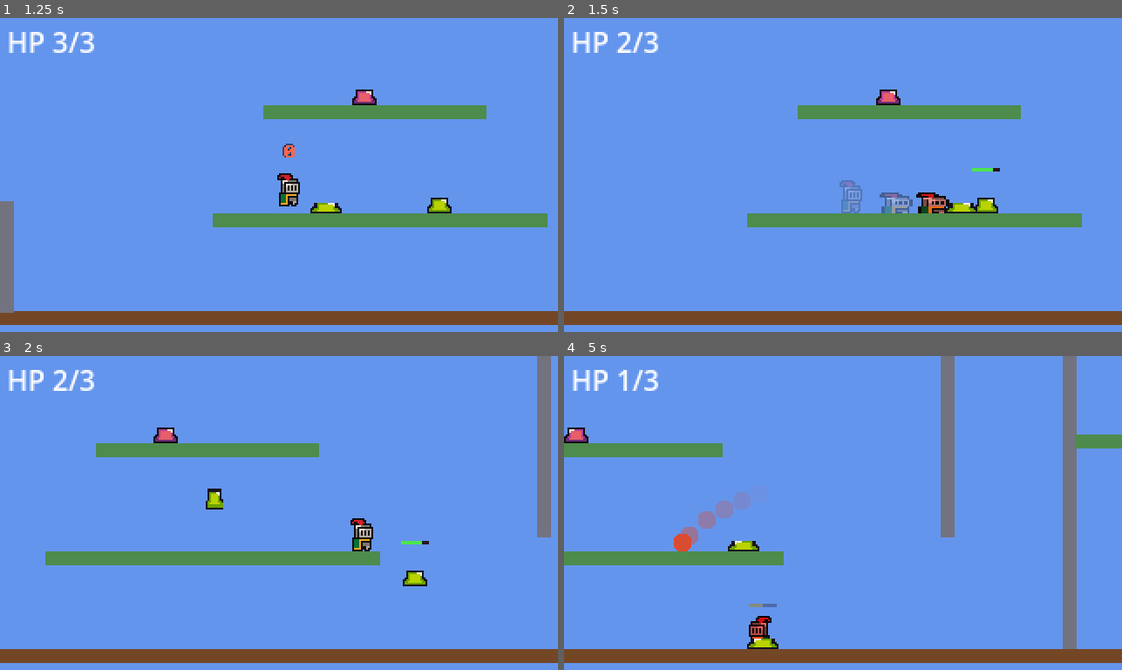
Above: before the commit, frames 1-4 (two rows, left to right).
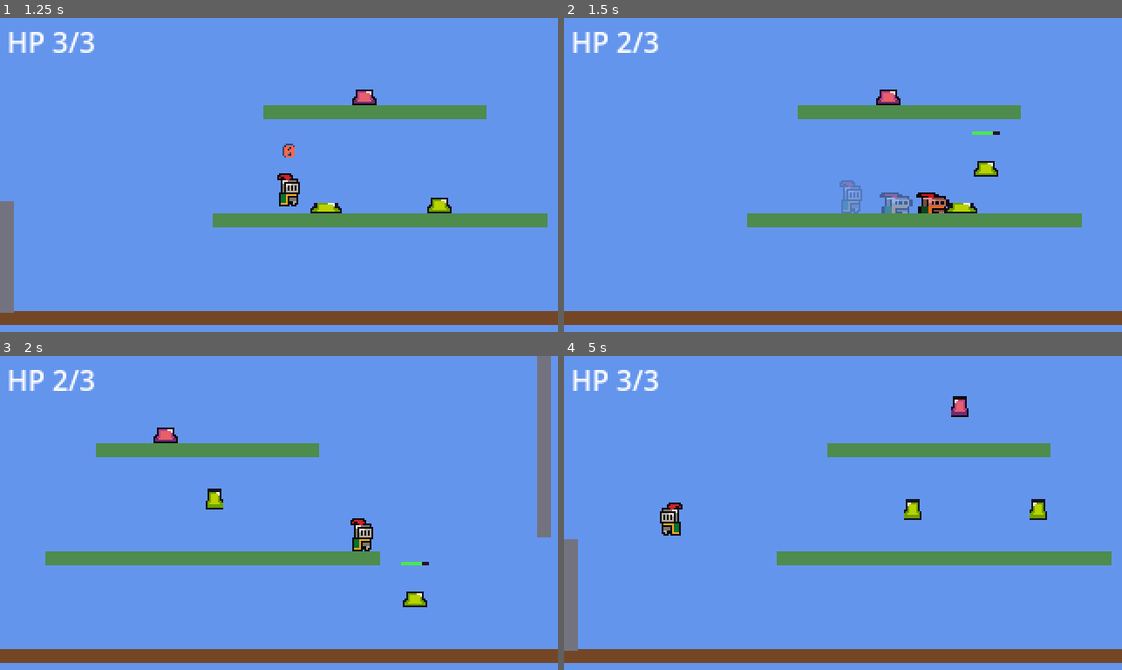
Above: after the commit, the same moments.

Repository: SolutionsByCarson/ScratchPad
Game: Godot game, scene res://scenes/main.tscn
Two runs of this game, one before a commit and one after it. Both use one fixed random seed, a clock stepped at 60 frames per second and the inputs below.
Inputs:
- Up to frame 1 (1.25 s): hold D (move_right) from 0.53 s (still down); hold H (swing) from 0.53 s (still down); tap Space (jump) at 0.77 s
- Up to frame 2 (1.5 s): keep holding D (move_right); release H (swing) at 1.28 s; tap Shift (dash) at 1.35 s
- Up to frame 3 (2 s): keep holding D (move_right); tap Space (jump) at 1.52 s; tap H (swing) at 1.55 s
- Up to frame 4 (5 s): release D (move_right) at 2.03 s; hold A (move_left) 2.03-2.78 s; hold H (swing) 2.03-2.78 s; tap J (shoot) at 2.1 s; hold D (move_right) 2.78-4.28 s; tap S (slam) at 2.85 s; tap Space (jump) at 3.02, 3.77, 4.52 s; tap H (swing) at 3.05, 4.55 s; hold H (swing) 3.53-4.28 s; hold A (move_left) from 4.28 s (still down); tap K (throw) at 4.35 s

Frame 1 is identical in both runs. In frame 2, 0.4% of the frame differs, in the area x 73-79%, y 36-63%; in frame 3, 0.5%; in frame 4, 15%, in the area x 0-100%, y 0-94%.

Commit message:
Knockback model rebuild per research recipe.
Grenade:
- _check_grounded() probes 7px down before applying knockback
- Grounded targets get velocity REPLACED (not added) so a resting grenade
  doesn't get its impulse drowned by a near-zero floor-touching velocity
- Auto-lift clamps vy to at most -160 when grounded, so a flat horizontal
  swing still pops the grenade off the floor
- Airborne targets still get additive impulse (juggling stacks)
- 0.12s gravity suspension after knockback prevents frame-1 ground re-collision
  from immediately eating the impulse
- 0.18s knockback window swaps the floor bounce (which damps to 55% horizontal
  via Vector2.bounce) for velocity.slide(normal), preserving horizontal energy

Slime: same replacement-vs-additive + auto-lift pattern, keyed on
_state != JUMP and current knockback components near zero (= resting).

Diff:
--- a/scripts/grenade.gd
+++ b/scripts/grenade.gd
@@ -23,6 +23,11 @@
 const TIMEOUT_BLINK_DURATION := 0.6
 const TIMEOUT_BLINK_COUNT := 3
 
+const KNOCKBACK_DURATION := 0.18
+const GRAVITY_SUSPEND_DURATION := 0.12
+const GROUNDED_AUTO_LIFT_VY := -160.0
+const GROUND_PROBE_DISTANCE := 7.0
+
 var direction: float = 1.0
 var explosion_radius: float = BASE_EXPLOSION_RADIUS
 var _trail_timer := 0.0
@@ -36,6 +41,8 @@
 var _blink_started := false
 var _blink_tween: Tween
 var _player_safe := false
+var _knockback_timer := 0.0
+var _gravity_suspend_timer := 0.0
 
 
 func _ready() -> void:
@@ -60,7 +67,27 @@
 func apply_knockback(vx: float, vy: float = 0.0) -> void:
 	if _exploded or _priming:
 		return
-	velocity += Vector2(vx, vy)
+	var grounded: bool = _check_grounded()
+	var kb_y: float = vy
+	if grounded:
+		# Auto-lift so a flat horizontal swing still pops a resting grenade off the floor.
+		kb_y = min(kb_y, GROUNDED_AUTO_LIFT_VY)
+		velocity = Vector2(vx, kb_y)
+	else:
+		velocity += Vector2(vx, kb_y)
+	_knockback_timer = KNOCKBACK_DURATION
+	_gravity_suspend_timer = GRAVITY_SUSPEND_DURATION
+
+
+func _check_grounded() -> bool:
+	var space := get_world_2d().direct_space_state
+	var origin: Vector2 = global_position
+	var target: Vector2 = origin + Vector2(0.0, GROUND_PROBE_DISTANCE)
+	var query := PhysicsRayQueryParameters2D.create(origin, target)
+	query.exclude = [self]
+	query.collide_with_areas = false
+	var hit: Dictionary = space.intersect_ray(query)
+	return not hit.is_empty()
 
 
 func set_player_safe(safe: bool) -> void:
@@ -115,7 +142,10 @@
 	if _priming:
 		return
 	_arm_left = max(0.0, _arm_left - delta)
-	velocity.y += GRAVITY * delta
+	_knockback_timer = max(0.0, _knockback_timer - delta)
+	_gravity_suspend_timer = max(0.0, _gravity_suspend_timer - delta)
+	if _gravity_suspend_timer <= 0.0:
+		velocity.y += GRAVITY * delta
 	var collision := move_and_collide(velocity * delta)
 	if collision != null:
 		var collider: Object = collision.get_collider()
@@ -125,7 +155,12 @@
 		if _arm_left <= 0.0 and player_contact and not dodging and not _player_safe:
 			_prime_explode(collider_node)
 			return
-		velocity = velocity.bounce(collision.get_normal()) * BOUNCE_DAMP
+		if _knockback_timer > 0.0:
+			# Slide along the surface instead of bouncing, so the floor doesn't eat
+			# the horizontal energy of a fresh knockback impulse.
+			velocity = velocity.slide(collision.get_normal())
+		else:
+			velocity = velocity.bounce(collision.get_normal()) * BOUNCE_DAMP
 
 	for enemy in get_tree().get_nodes_in_group("enemy"):
 		if enemy is Node2D and global_position.distance_to((enemy as Node2D).global_position) <= CONTACT_RADIUS:
--- a/scripts/slime.gd
+++ b/scripts/slime.gd
@@ -32,6 +32,7 @@
 const HP_BAR_FADE_TIME := 0.4
 
 const KNOCKBACK_DECAY := 600.0
+const GROUNDED_AUTO_LIFT_VY := -160.0
 
 enum State { WANDER, CHASE, WIND_UP, JUMP, LAND }
 
@@ -132,8 +133,15 @@
 
 
 func apply_knockback(vx: float, vy: float = 0.0) -> void:
-	_knockback_vx += vx
-	_knockback_vy += vy
+	var resting: bool = _state != State.JUMP and absf(_knockback_vx) < 1.0 and absf(_knockback_vy) < 1.0
+	var kb_y: float = vy
+	if resting:
+		kb_y = min(kb_y, GROUNDED_AUTO_LIFT_VY)
+		_knockback_vx = vx
+		_knockback_vy = kb_y
+	else:
+		_knockback_vx += vx
+		_knockback_vy += kb_y
 	_state = State.WANDER
 	_velocity_y = 0.0
 	_jump_dir = 0.0
